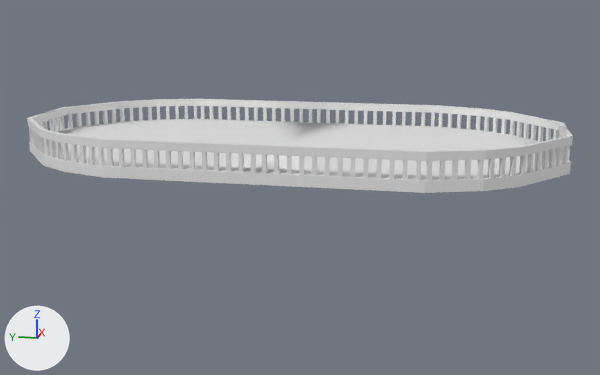
One commit to the FBX model LudumDare-50/Assets/Models/Prototype/bateau_proto.fbx: the scene before it, then after it.
Rendered twice from a 50 mm camera at (-20.13, -4.35, 4.13) aimed at (0.08, -0.31, -0.92). Lighting does not change. The marker at lower left points along +X, +Y and +Z.

Before the edit, the objects in view are built like this:
```python
me_plane_002 = bpy.data.meshes.new('Plane.002')
me_plane_002.from_pydata(...)  # 1138 vertices, 902 faces; spans x -3.37..3.37, y -6.63..6.63, z 0.0..0.86
ob_bateau_sol = bpy.data.objects.new('Bateau_Sol', me_plane_002)
ob_bateau_sol.location = (0.0, -0.1, -0.04)
```
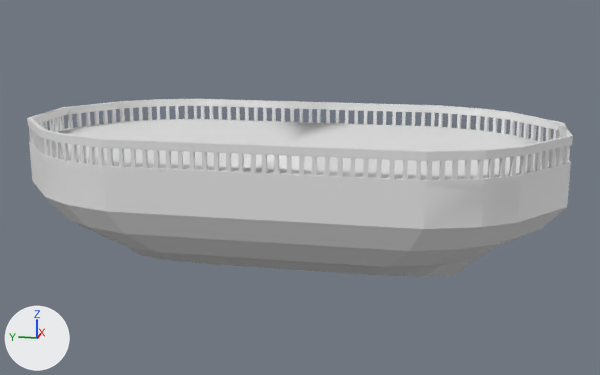
Commit message: Rajout coque du bateau proto

Location of each change, (x1, y1, x2, y2) in pixels of the pictures (600 x 375 px):
```json
{"object": "Bateau_Sol", "change": "reshaped", "before": [27, 99, 573, 193], "after": [27, 99, 573, 277], "on screen": "88% taller"}
{"part": 1, "of": "me_plane_002", "change": "added", "after": [30, 152, 570, 277]}
```

Scene script edits in JSON lines:
```json
{"block": "me_plane_002", "where": "# used by ob_bateau_sol; location = (0.0, -0.1, -0.04)"}
{"op": "remove", "block": "me_plane_002", "code": "me_plane_002.from_pydata(...)  # 1138 vertices, 902 faces; spans x -3.37..3.37, y -6.63..6.63, z 0.0..0.86"}
{"op": "add", "block": "me_plane_002", "code": "me_plane_002.from_pydata(...)  # 1267 vertices, 1042 faces; spans x -3.37..3.37, y -6.63..6.63, z -2.88..0.86"}
{"block": "me_plane_002", "change": "me_plane_002 part 1"}
{"block": "me_plane_002", "change": "99 vertices are added at x -3.1..3.1, y -6.1..6.1, z -2.88..-1.36"}
{"block": "me_plane_002", "change": "24 new vertices lie (0.0, 0.0, -0.78) away from vertices in x -3.37..3.37, y -6.63..6.63, z 0.0"}
{"block": "me_plane_002", "change": "6 new vertices lie (0.0, 1.28, 0.0) away from vertices in x -0.53..0.53, y -2.21..0.93, z -2.88"}
{"block": "me_plane_002", "change": "140 new faces join them"}
```
